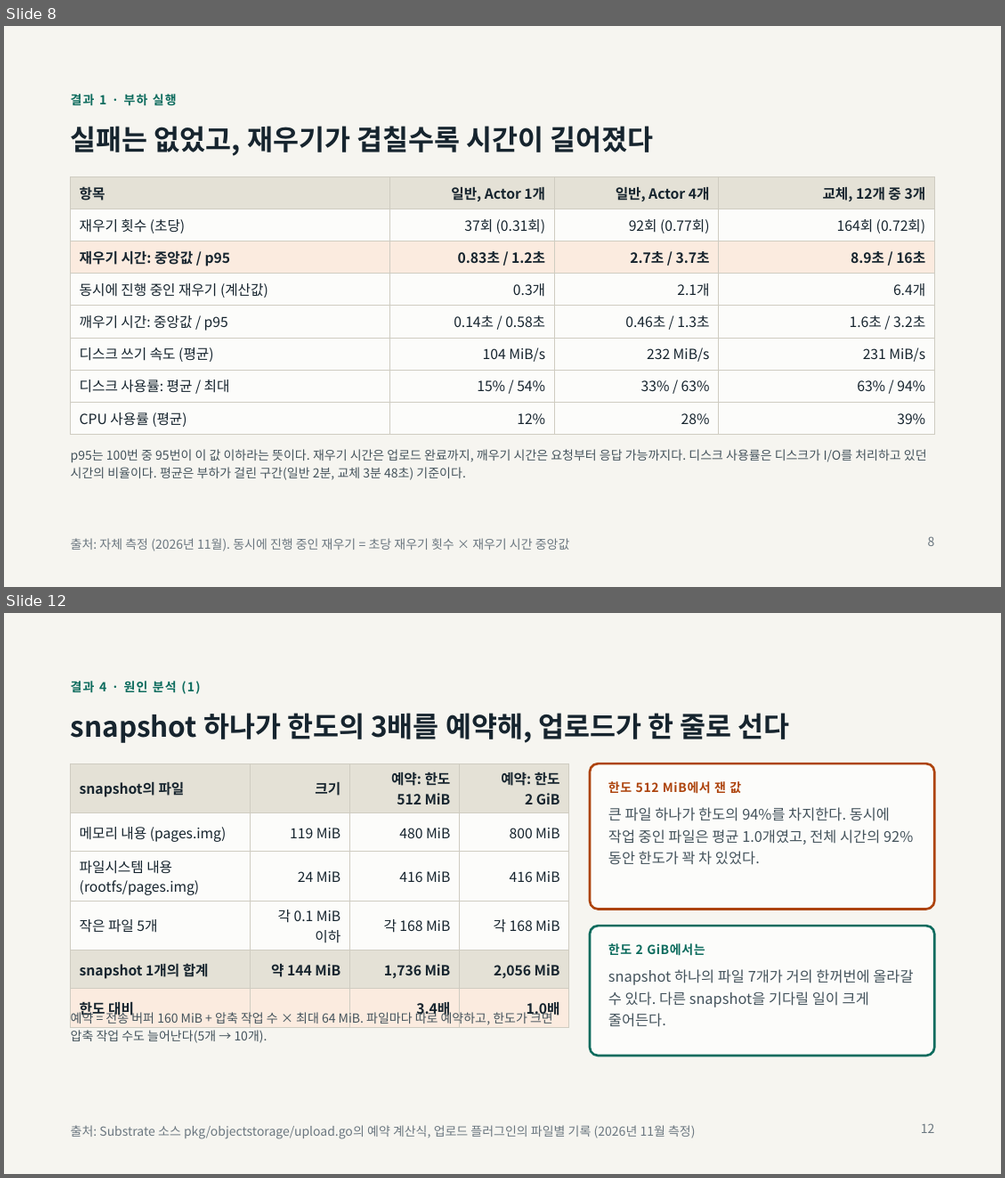
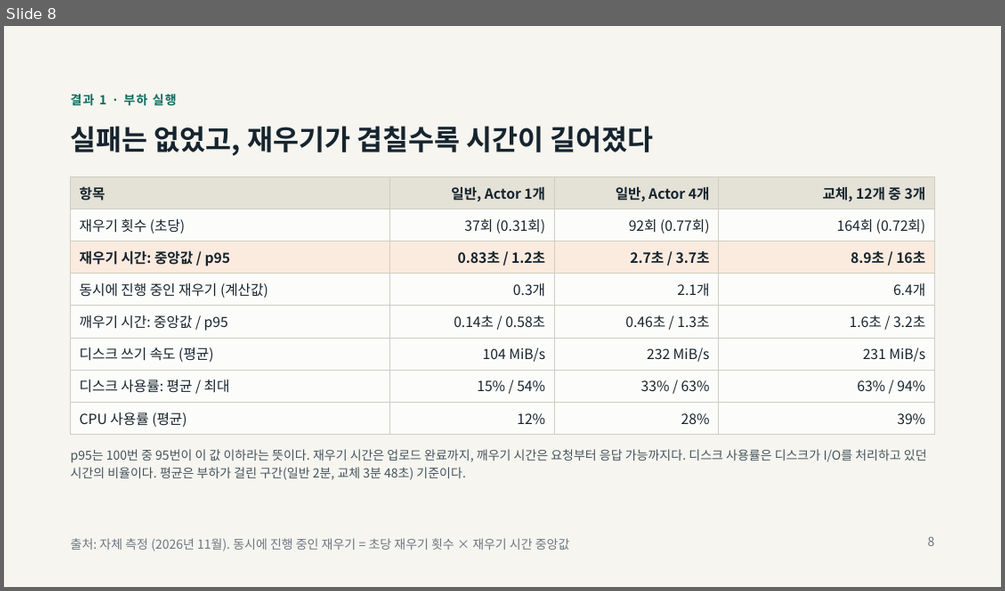
Before and after one commit to taejin-oh/agent-suspend-bench, a slide deck: docs/presentation/agent-substrate-suspend-bench.pptx. Shown one above the other, each under a label of ours: slides 8 and 12 before the commit, slide 8 after it; the slides between them are not shown. The pictures are 1005x1178 and 1005x591 pixels, drawn with LibreOffice and Linux fonts; fonts in the diff are those of the drawing. Boxes give left, top, right and bottom in pixels: in the first picture for what was removed or moved away, otherwise in the second. Text is boxed around its words. In the diff, an @@ line names an element or a change of style, - is before the commit and + after.

```diff
--- a/docs/presentation/agent-substrate-suspend-bench.pptx
+++ b/docs/presentation/agent-substrate-suspend-bench.pptx
@@ slide 12 removed at (4,613,1001,1174), background #F6F5F0 @@
@@ text removed at (71,681,200,694) @@
-결과 4 · 원인 분석 (1)
@@ title removed at (71,713,790,743) @@
-snapshot 하나가 한도의 3배를 예약해, 업로드가 한 줄로 선다
@@ table removed at (71,763,569,1022), 6 rows, 4 columns @@
-snapshot의 파일 | 크기 | 예약: 한도 512 MiB | 예약: 한도 2 GiB
-메모리 내용 (pages.img) | 119 MiB | 480 MiB | 800 MiB
-파일시스템 내용 (rootfs/pages.img) | 24 MiB | 416 MiB | 416 MiB
-작은 파일 5개 | 각 0.1 MiB 이하 | 각 168 MiB | 각 168 MiB
-snapshot 1개의 합계 | 약 144 MiB | 1,736 MiB | 2,056 MiB
-한도 대비 |  | 3.4배 | 1.0배
@@ rounded rectangle removed at (590,763,934,908) @@
@@ text removed at (608,781,913,865) @@
-한도 512 MiB에서 잰 값
-큰 파일 하나가 한도의 94%를 차지한다. 동시에 작업 중인 파일은 평균 1.0개였고, 전체 시간의 92% 동안 한도가 꽉 차 있었다.
@@ rounded rectangle removed at (590,925,934,1055) @@
@@ text removed at (608,943,913,1027) @@
-한도 2 GiB에서는
-snapshot 하나의 파일 7개가 거의 한꺼번에 올라갈 수 있다. 다른 snapshot을 기다릴 일이 크게 줄어든다.
@@ text removed at (71,1010,553,1043) @@
-예약 = 전송 버퍼 160 MiB + 압축 작업 수 × 최대 64 MiB. 파일마다 따로 예약하고, 한도가 크면 압축 작업 수도 늘어난다(5개 → 10개).
@@ text removed at (71,1125,696,1139) @@
-출처: Substrate 소스 pkg/objectstorage/upload.go의 예약 계산식, 업로드 플러그인의 파일별 기록 (2026년 11월 측정)
@@ page number removed at (921,1123,935,1133) @@
-12
```
Also in this commit, not shown: 2 slides changed, 2 slides added, 8 other files.
